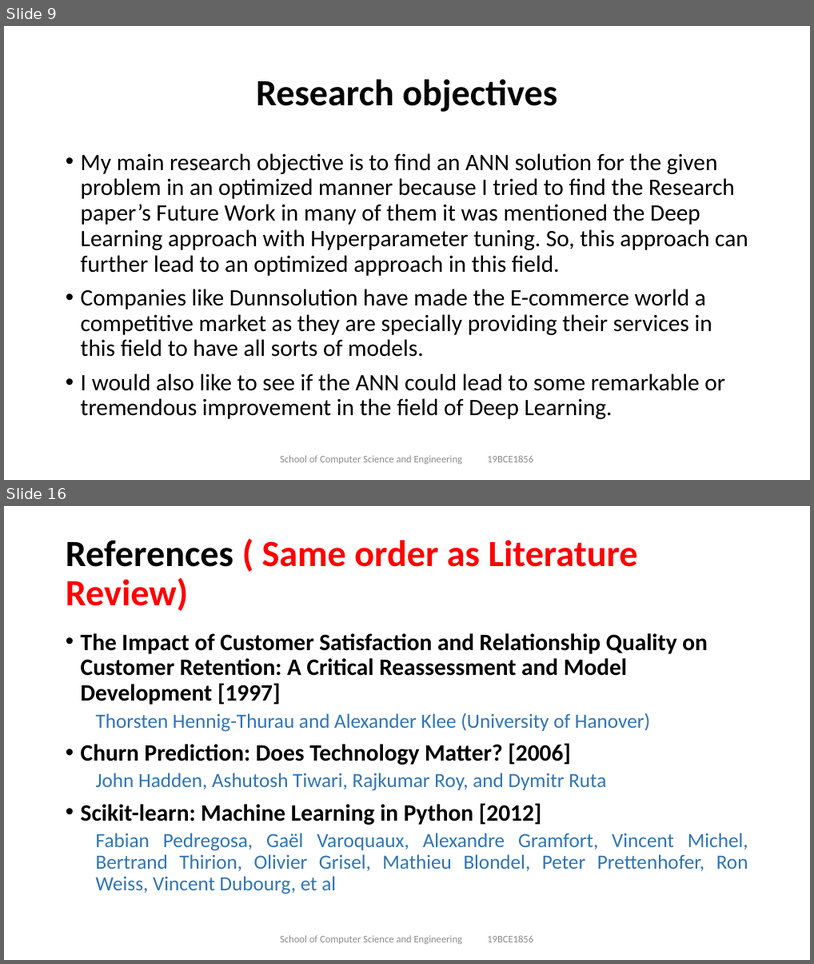
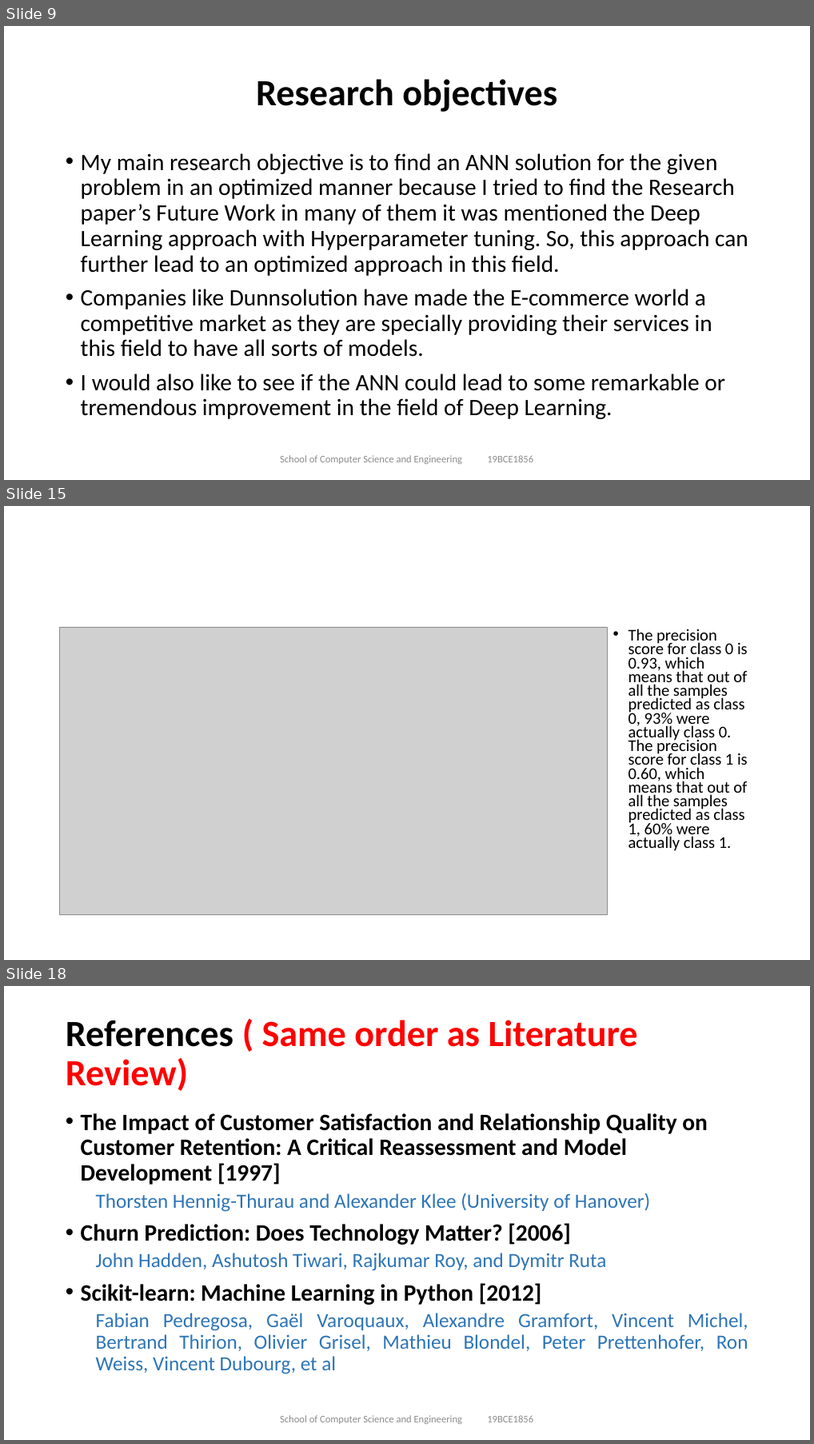
Before and after one commit to tusharmaurya267/E-commerce-Research-paper, a slide deck: Final Review.pptx. Shown one above the other, each under a label of ours: slides 9 and 16 before the commit, slides 9, 15 and 18 after it; the slides between them are not shown. The pictures are 814x964 and 814x1444 pixels, drawn with LibreOffice and Linux fonts; fonts in the diff are those of the drawing; grey boxes stand for pictures. Boxes give left, top, right and bottom in pixels: in the first picture for what was removed or moved away, otherwise in the second. Text is boxed around its words. In the diff, an @@ line names an element or a change of style, - is before the commit and + after.

```diff
--- a/Final Review.pptx
+++ b/Final Review.pptx
@@ slide 15 added at [4,506,810,960], background #FFFFFF @@
@@ picture added at [60,627,608,915] @@
@@ text added at [629,628,748,851], 19.6 pt, text #000000 @@
+• The precision score for class 0 is 0.93, which means that out of all the samples predicted as class 0, 93% were actually class 0. The precision score for class 1 is 0.60, which means that out of all the samples predicted as class 1, 60% were actually class 1.
@@ what was slide 16 is now slide 18 @@
```
Also in this commit, not shown: 2 slides changed, 5 other slides added, 4 slides removed.
